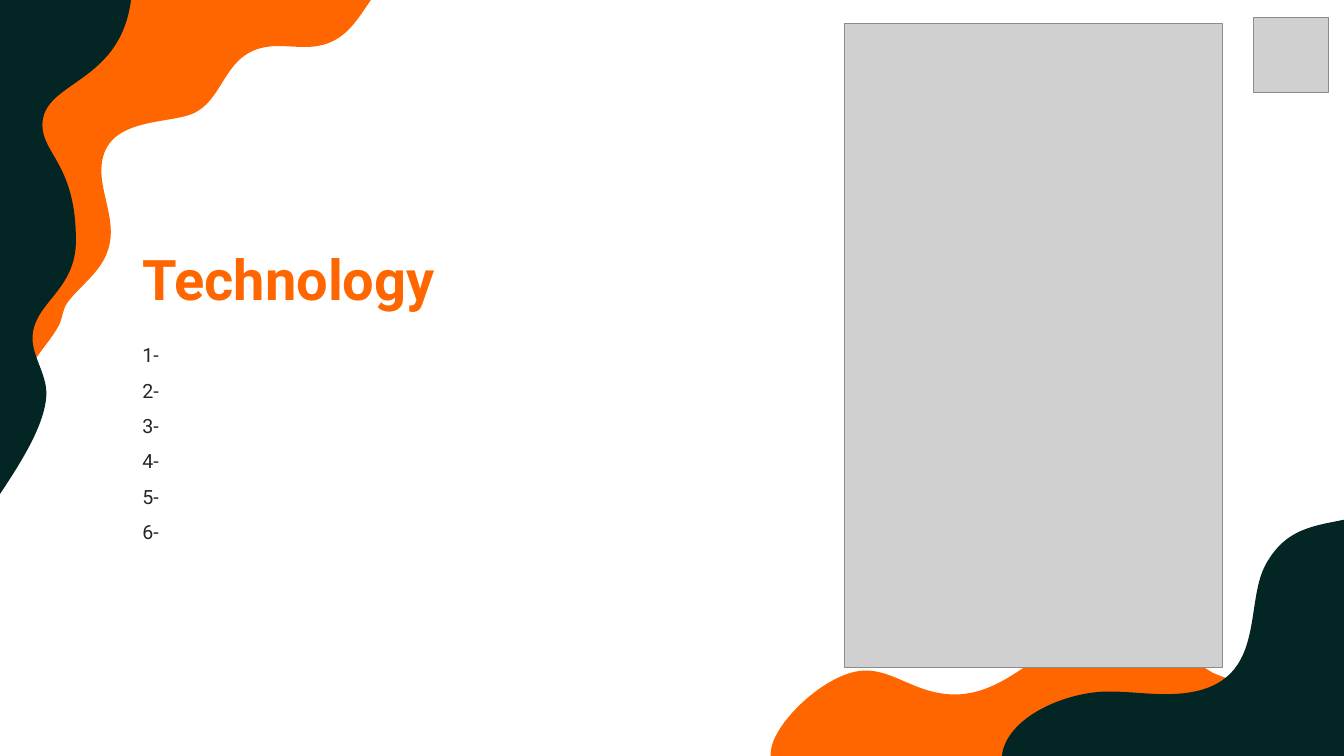
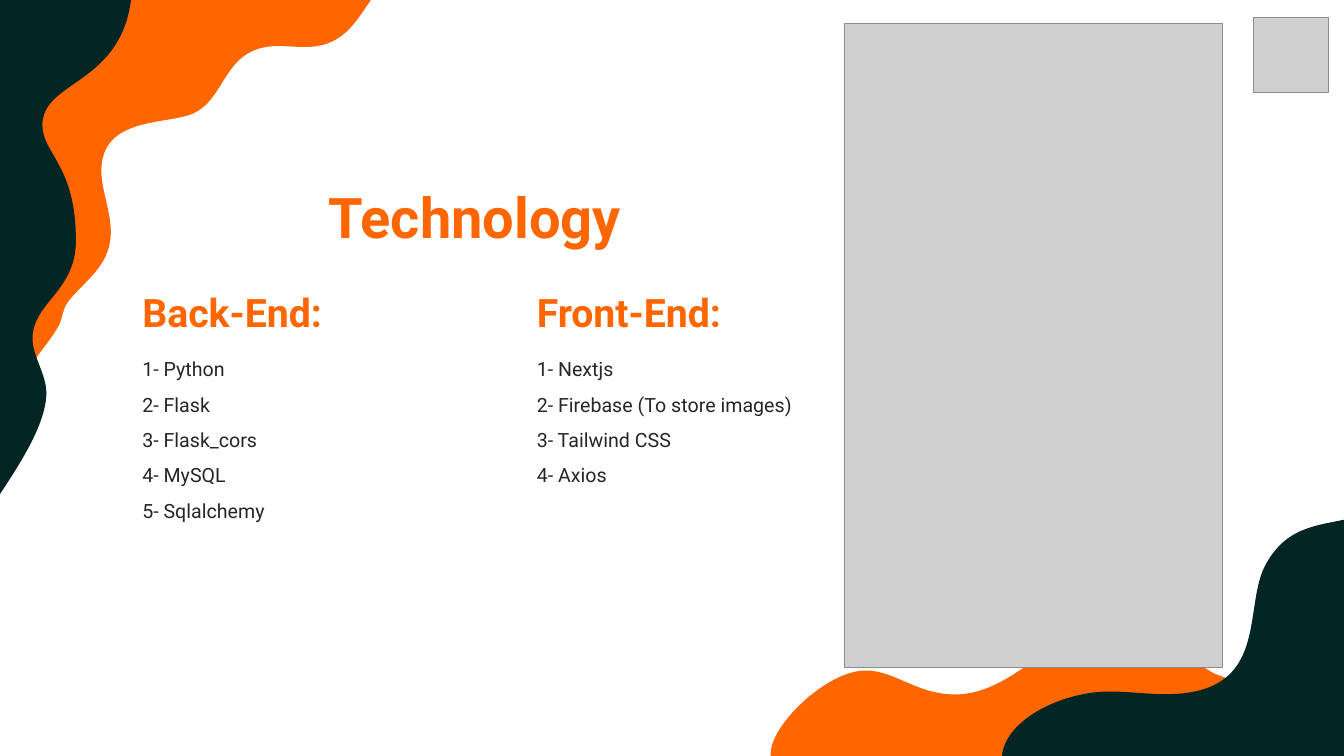
Before and after one commit to MahmoudEasa/Portfolio_E_Commerce, a slide deck: slide 4 of E-commerce_Presentation.pptx. Drawn at 1344x756 pixels with LibreOffice and Linux fonts; fonts in the diff are those of the drawing; grey boxes stand for pictures. Boxes give left, top, right and bottom in pixels: in the first picture for what was removed or moved away, otherwise in the second. Text is boxed around its words. In the diff, an @@ line names an element or a change of style, - is before the commit and + after.

```diff
--- a/E-commerce_Presentation.pptx
+++ b/E-commerce_Presentation.pptx
@@ text "Technology": place and size @@
-text "Technology" at [142,258,434,312]
+text "Technology" at [329,196,621,250]
@@ text "Technology" at [329,196,621,250]: alignment left to centre @@
@@ text added at [142,297,322,328], 28 pt, text #FF6600, bold @@
+Back-End:
@@ text added at [537,297,721,328], 28 pt, text #FF6600, bold @@
+Front-End:
@@ text at [142,361,265,522]: text changed @@
-1-
-2-
-3-
-4-
-5-
-6-
+1- Python
+2- Flask
+3- Flask_cors
+4- MySQL
+5- Sqlalchemy
@@ text added at [537,362,792,482], 14 pt, text #262626 @@
+1- Nextjs
+2- Firebase (To store images)
+3- Tailwind CSS
+4- Axios
```
Also in this commit, not shown: 1 other slide changed, 2 other files.
